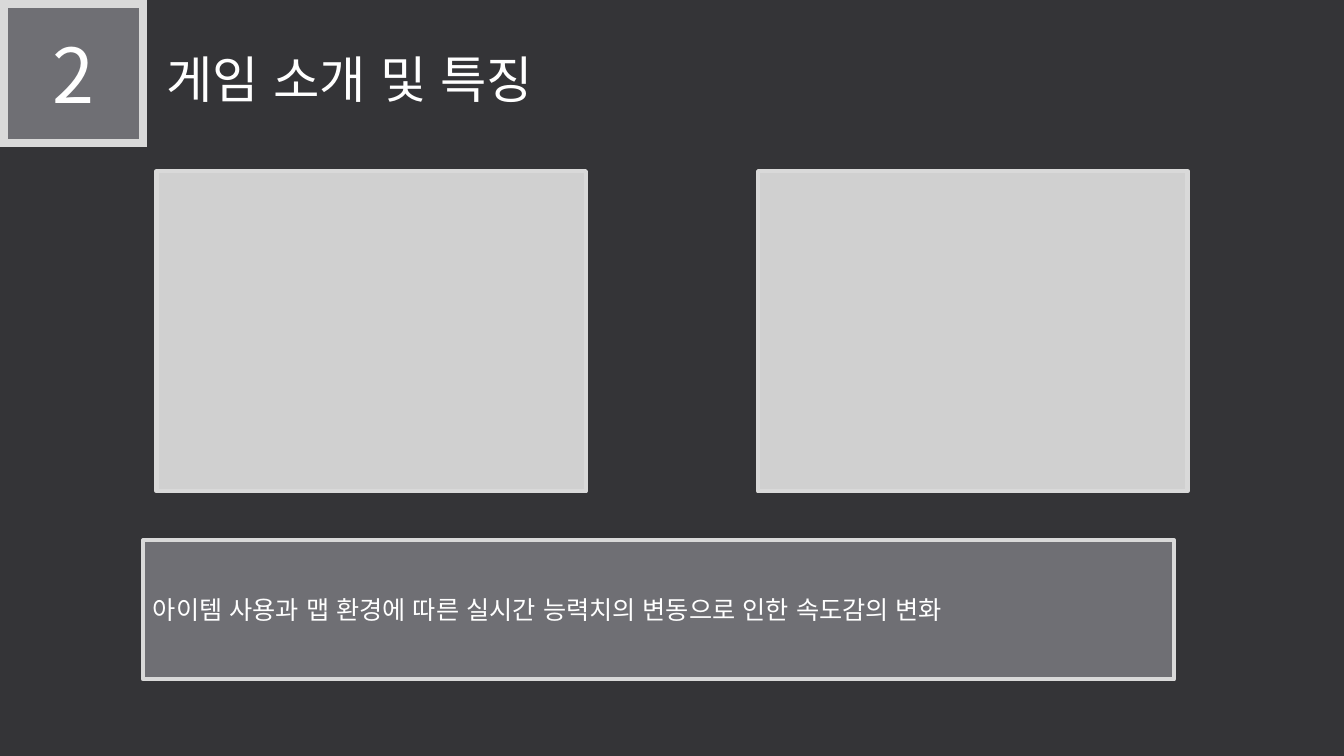
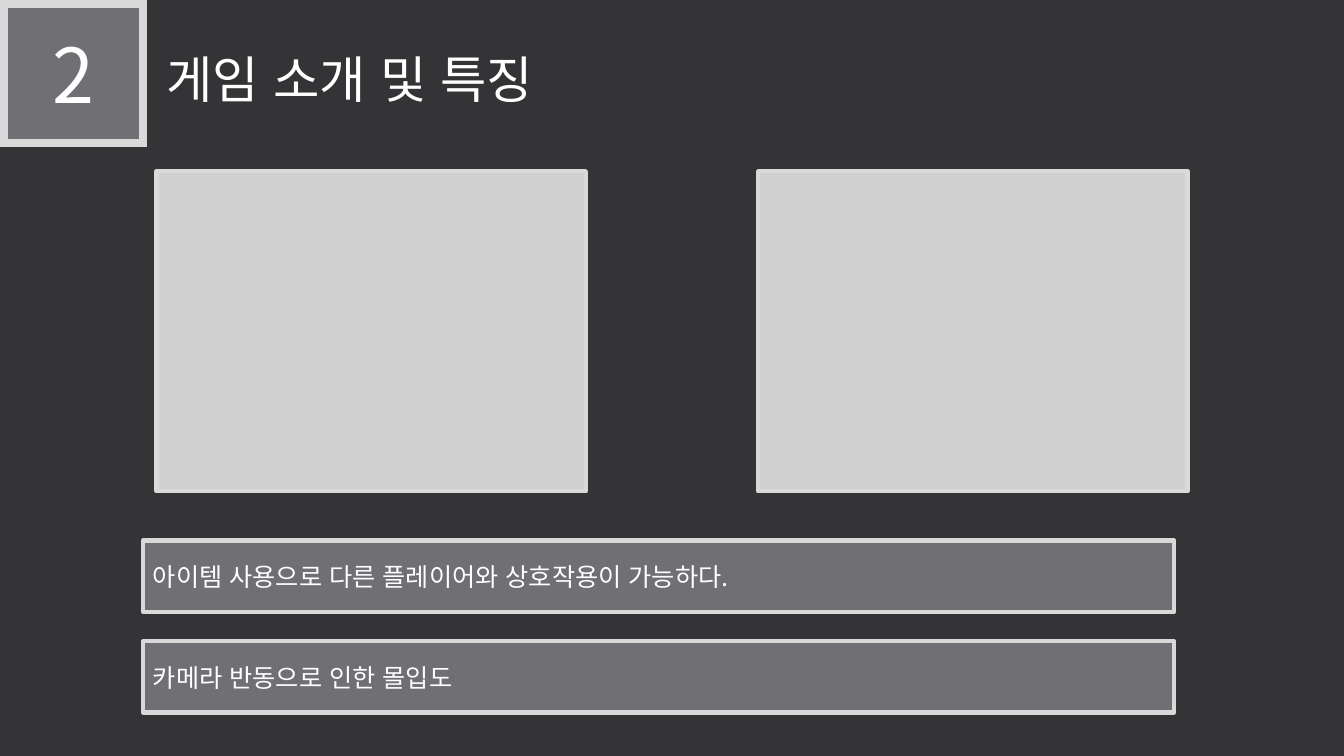
Before and after one commit to LEGO0937/Our_Project, a slide deck: slide 7 of 기획단계/졸작 제안서_α.pptx. Drawn at 1344x756 pixels with LibreOffice and Linux fonts; fonts in the diff are those of the drawing; grey boxes stand for pictures. Boxes give left, top, right and bottom in pixels: in the first picture for what was removed or moved away, otherwise in the second. Text is boxed around its words. In the diff, an @@ line names an element or a change of style, - is before the commit and + after.

```diff
--- a/기획단계/졸작 제안서_α.pptx
+++ b/기획단계/졸작 제안서_α.pptx
@@ rectangle "아이템 사용으로 다른 플레이어와 상호작용이 ...": place and size @@
-rectangle "아이템 사용으로 다른 플레이어와 상호작용이 ..." at bbox=[143, 540, 1175, 680]
+rectangle "아이템 사용으로 다른 플레이어와 상호작용이 ..." at bbox=[143, 540, 1175, 612]
@@ text in rectangle at bbox=[153, 565, 729, 588]: text changed @@
-아이템 사용과 맵 환경에 따른 실시간 능력치의 변동으로 인한 속도감의 변화
+아이템 사용으로 다른 플레이어와 상호작용이 가능하다.
@@ rectangle added at bbox=[143, 641, 1175, 713], fill #6F6F74, outline #D9D9D9 3 pt, 18 pt, text #FFFFFF @@
+카메라 반동으로 인한 몰입도
```
Also in this commit, not shown: 6 other slides changed, 2 slides added, 1 slide removed, 1 other file.
